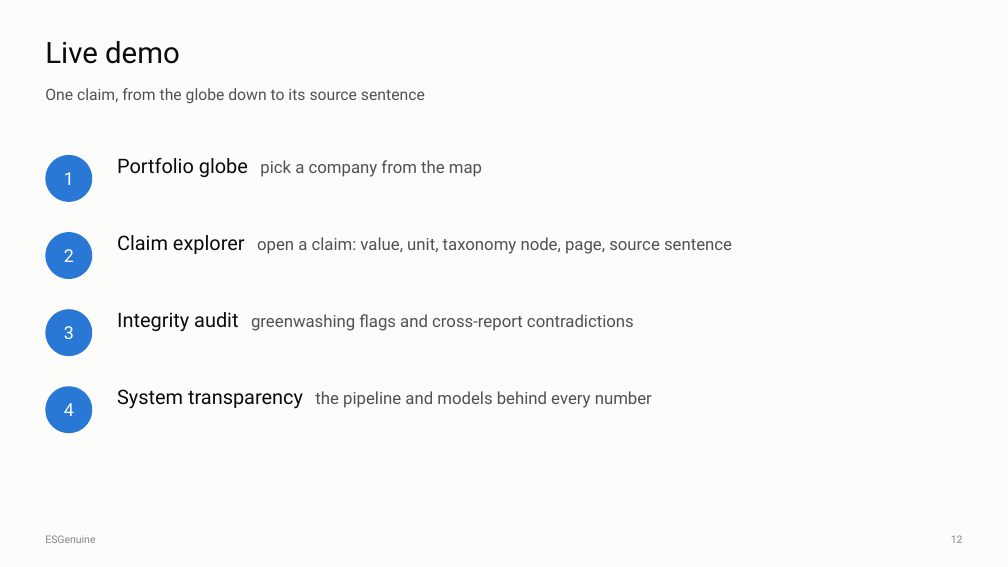
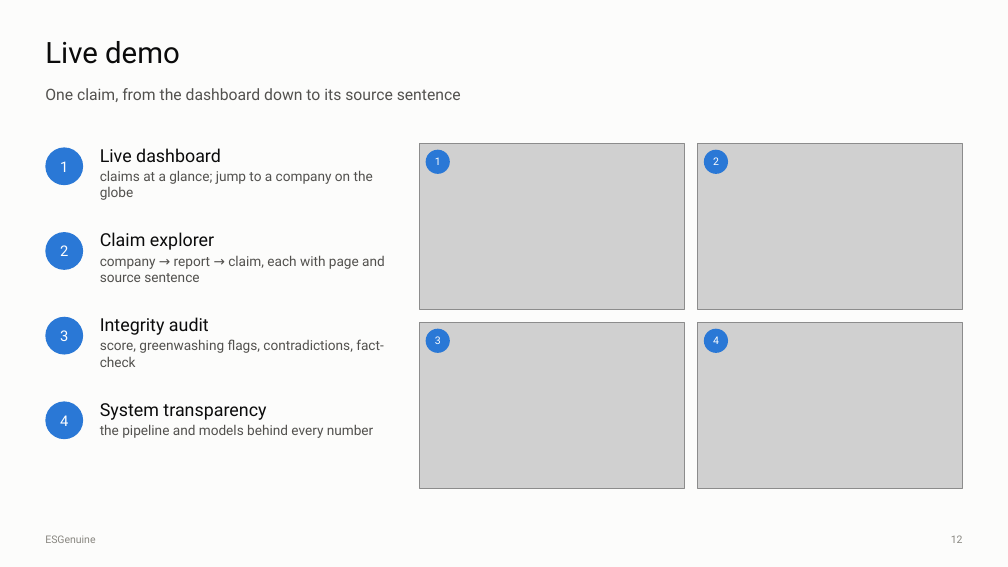
Before and after one commit to iamnishaant/ESGenuine, a slide deck: slide 12 of docs/presentation/ESGenuine_presentation.pptx. Drawn at 1008x567 pixels with LibreOffice and Linux fonts; fonts in the diff are those of the drawing; grey boxes stand for pictures. Boxes give left, top, right and bottom in pixels: in the first picture for what was removed or moved away, otherwise in the second. Text is boxed around its words. In the diff, an @@ line names an element or a change of style, - is before the commit and + after.

```diff
--- a/docs/presentation/ESGenuine_presentation.pptx
+++ b/docs/presentation/ESGenuine_presentation.pptx
@@ text at <box>45,88,461,102</box>: text changed @@
-One claim, from the globe down to its source sentence
+One claim, from the dashboard down to its source sentence
@@ size 17 to 14 pt in 4 elements at <box>45,317,83,355</box>, <box>45,232,83,270</box>, <box>45,402,83,439</box>, <box>45,147,83,185</box> @@
@@ ellipse "1": place and size @@
-ellipse "1" at <box>45,155,92,202</box>
+ellipse "1" at <box>45,147,83,185</box>
@@ text at <box>100,148,373,200</box>: text changed; size 16 to 13 pt @@
-Portfolio globe pick a company from the map
+Live dashboard
+claims at a glance; jump to a company on the globe
@@ picture added at <box>420,144,684,309</box> @@
@@ picture added at <box>698,144,963,309</box> @@
@@ ellipse added at <box>426,150,450,174</box>, fill #2A78D6, 10 pt, text #FFFFFF @@
+1
@@ ellipse added at <box>704,150,728,174</box>, fill #2A78D6, 10 pt, text #FFFFFF @@
+2
@@ ellipse "2": place and size @@
-ellipse "2" at <box>45,232,92,279</box>
+ellipse "2" at <box>45,232,83,270</box>
@@ text at <box>100,232,385,282</box>: text changed; size 16 to 13 pt @@
-Claim explorer open a claim: value, unit, taxonomy node, page, source sentence
+Claim explorer
+company → report → claim, each with page and source sentence
@@ ellipse "3": place and size @@
-ellipse "3" at <box>45,309,92,356</box>
+ellipse "3" at <box>45,317,83,355</box>
@@ text at <box>100,317,383,367</box>: text changed; size 16 to 13 pt @@
-Integrity audit greenwashing flags and cross-report contradictions
+Integrity audit
+score, greenwashing flags, contradictions, fact-check
@@ picture added at <box>420,323,684,488</box> @@
@@ ellipse added at <box>426,329,450,353</box>, fill #2A78D6, 10 pt, text #FFFFFF @@
+3
@@ picture added at <box>698,323,963,488</box> @@
@@ ellipse added at <box>704,329,728,353</box>, fill #2A78D6, 10 pt, text #FFFFFF @@
+4
@@ ellipse "4": place and size @@
-ellipse "4" at <box>45,386,92,433</box>
+ellipse "4" at <box>45,402,83,439</box>
@@ text at <box>100,403,373,438</box>: text changed; size 16 to 13 pt @@
-System transparency the pipeline and models behind every number
+System transparency
+the pipeline and models behind every number
```
Also in this commit, not shown: 1 other slide changed, 5 other files.
